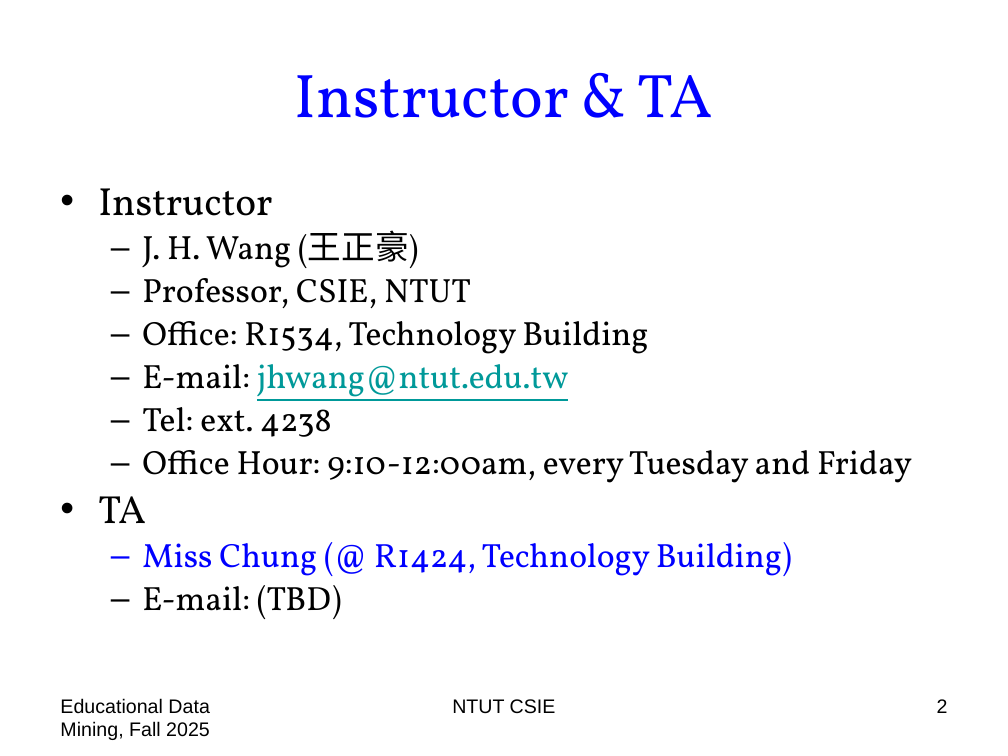
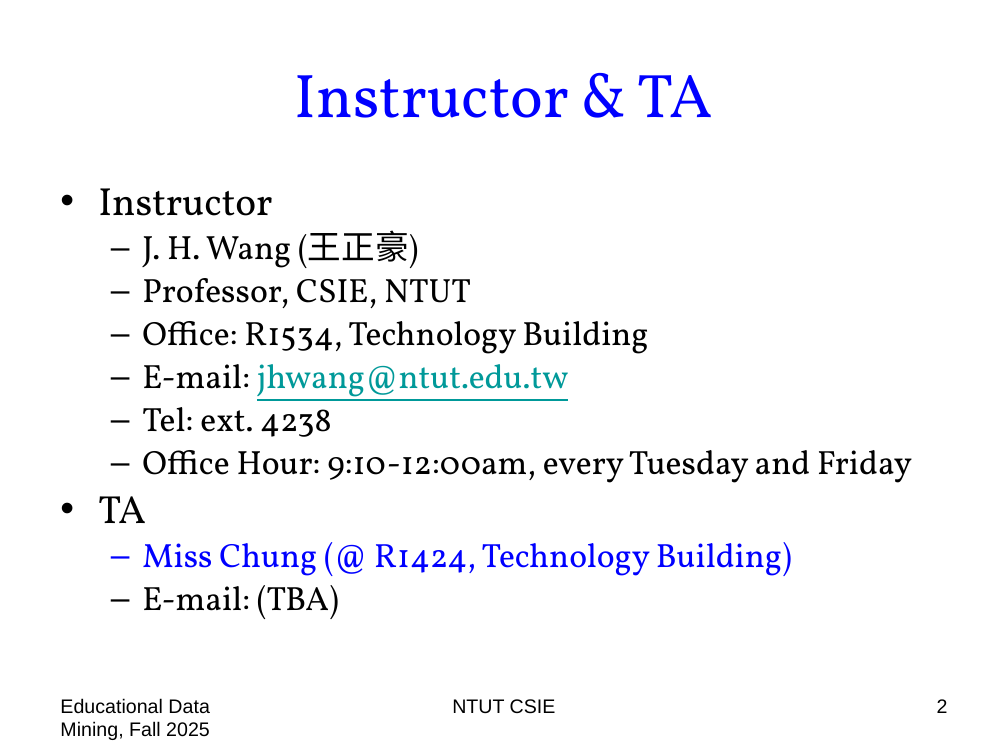
Before and after one commit to chriswjh/chriswjh.github.io, a slide deck: slide 2 of EDM/00-overview.pptx. Drawn at 1008x756 pixels with LibreOffice and Linux fonts; fonts in the diff are those of the drawing. Boxes give left, top, right and bottom in pixels: in the first picture for what was removed or moved away, otherwise in the second. Text is boxed around its words. In the diff, an @@ line names an element or a change of style, - is before the commit and + after.

```diff
--- a/EDM/00-overview.pptx
+++ b/EDM/00-overview.pptx
@@ text at (x1=142, y1=585, x2=339, y2=619): text changed @@
-  – E-mail: (TBD)
+  – E-mail: (TBA)
```
Also in this commit, not shown: 6 other slides changed, 1 slide added.
